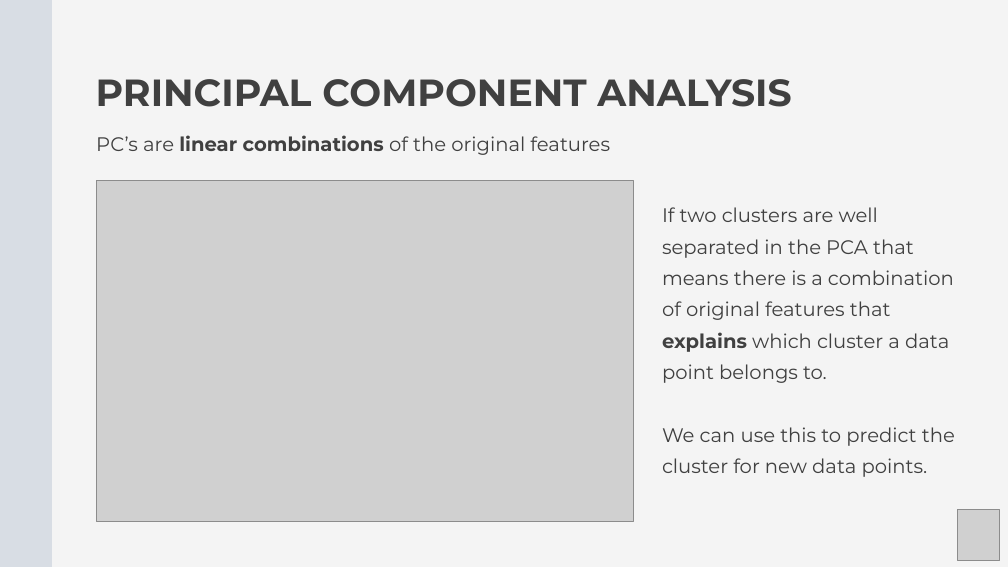
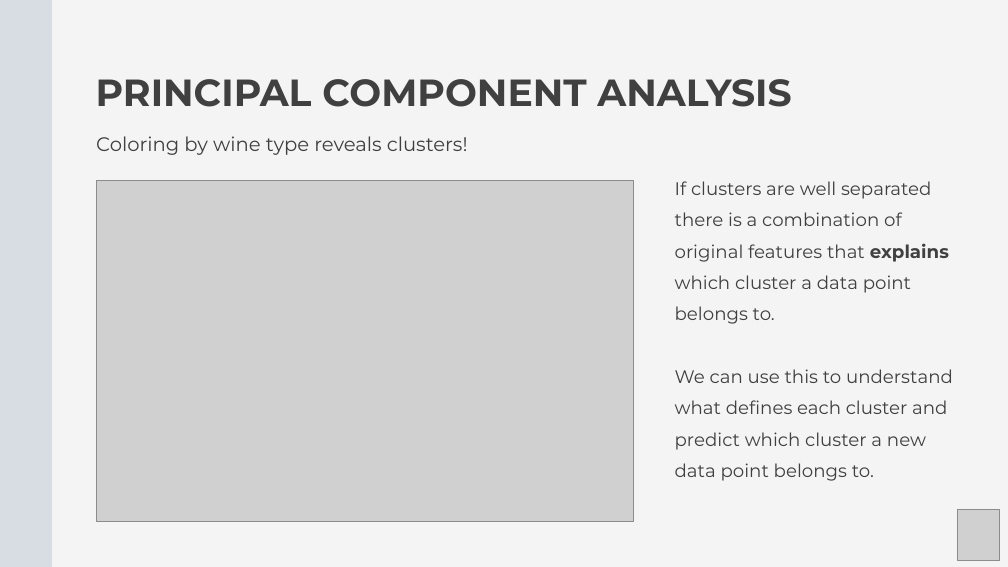
Before and after one commit to Center-for-Health-Data-Science/Foundations-of-Health-Data-Science, a slide deck: slide 9 of Slides/FHDS_Exploratory_Data_Analysis_Part2.pptx. Drawn at 1008x567 pixels with LibreOffice and Linux fonts; fonts in the diff are those of the drawing; grey boxes stand for pictures. Boxes give left, top, right and bottom in pixels: in the first picture for what was removed or moved away, otherwise in the second. Text is boxed around its words. In the diff, an @@ line names an element or a change of style, - is before the commit and + after.

```diff
--- a/Slides/FHDS_Exploratory_Data_Analysis_Part2.pptx
+++ b/Slides/FHDS_Exploratory_Data_Analysis_Part2.pptx
@@ text at (x1=96, y1=136, x2=468, y2=155): text changed @@
-PC’s are linear combinations of the original features
+Coloring by wine type reveals clusters!
@@ text at (x1=675, y1=181, x2=953, y2=481): text changed; size 28 to 26 pt @@
-If two clusters are well separated in the PCA that means there is a combination of original features that explains which cluster a data point belongs to.
-We can use this to predict the cluster for new data points.
+If clusters are well separated there is a combination of original features that explains which cluster a data point belongs to.
+We can use this to understand what defines each cluster and predict which cluster a new data point belongs to.
```
Also in this commit, not shown: 3 other slides changed, 3 slides added, 7 slides removed, 2 other files.
